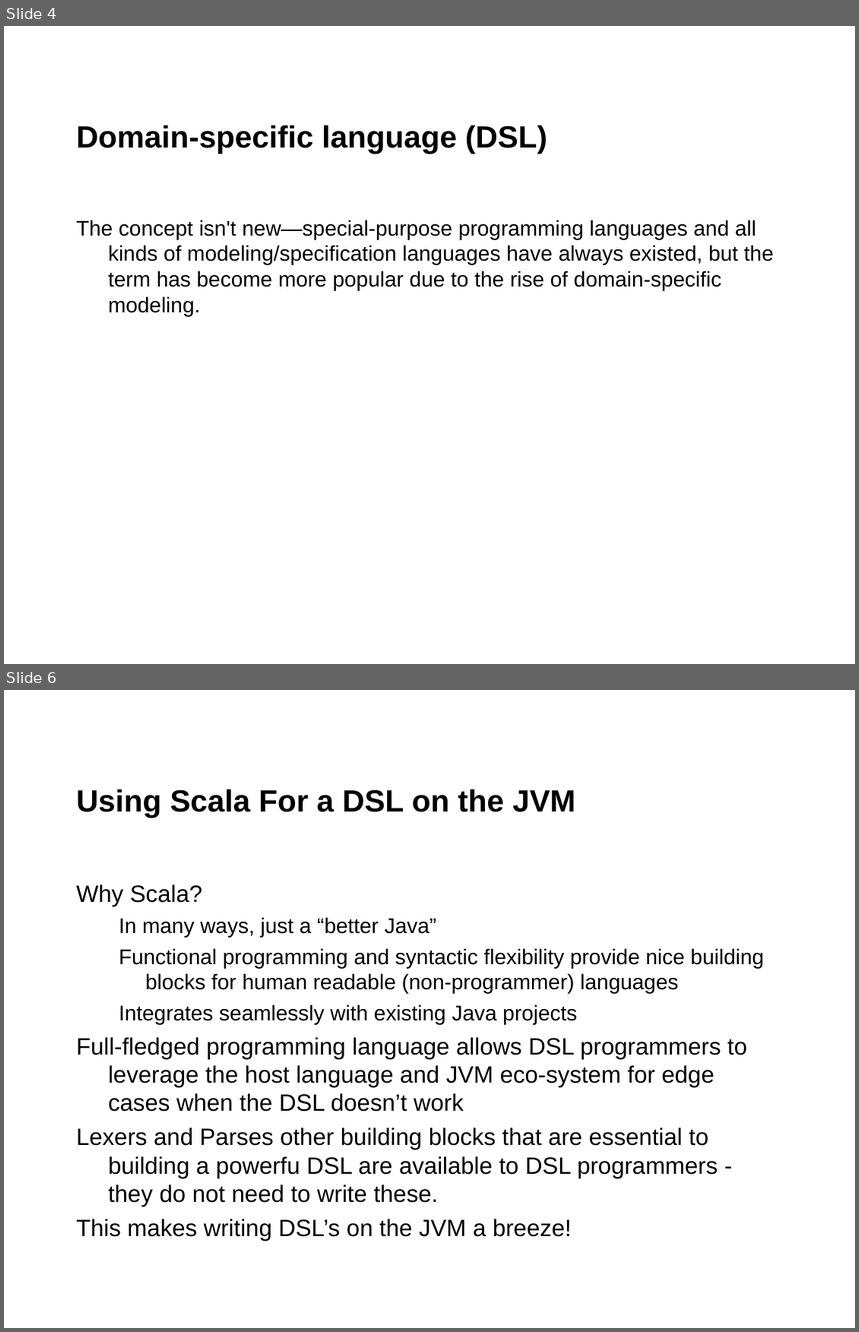
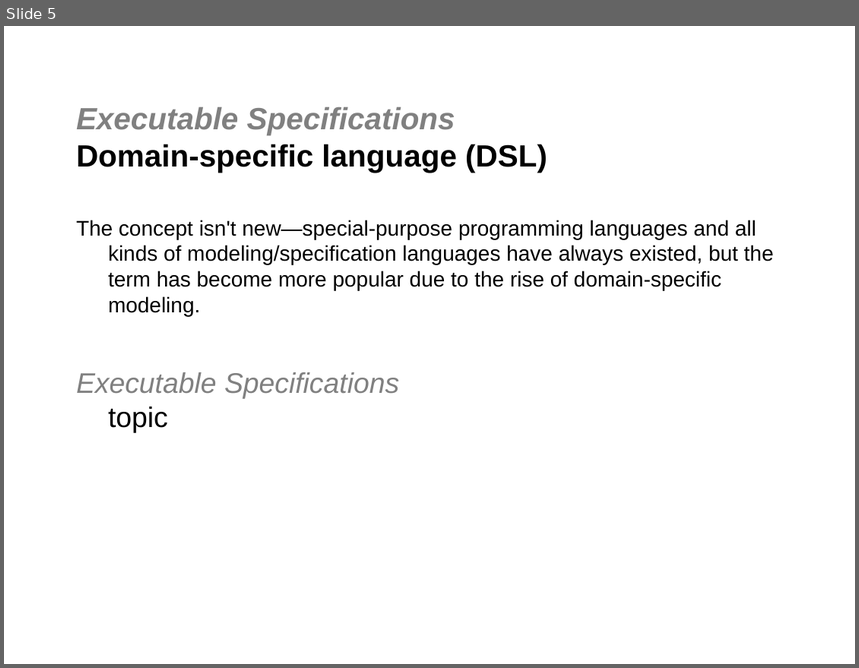
Before and after one commit to jgoodsen/agile2010, a slide deck: dsl.ppt. Shown one above the other, each under a label of ours: slides 4 and 6 before the commit, slide 5 after it; the slides between them are not shown. The pictures are 859x1332 and 859x668 pixels, drawn with LibreOffice and Linux fonts; fonts in the diff are those of the drawing; background and template pictures are left out. Boxes give left, top, right and bottom in pixels: in the first picture for what was removed or moved away, otherwise in the second. Text is boxed around its words. In the diff, an @@ line names an element or a change of style, - is before the commit and + after.

Commit message:
copied dsl to intro - just about to rename with numbers

```diff
--- a/dsl.ppt
+++ b/dsl.ppt
@@ slide 6 removed at bbox=[4, 690, 855, 1328], background #FFFFFF @@
@@ title removed at bbox=[76, 789, 576, 818] @@
-Using Scala For a DSL on the JVM
@@ text removed at bbox=[76, 885, 765, 1241] @@
-Why Scala?
-  In many ways, just a “better Java”
-  Functional programming and syntactic flexibility provide nice building blocks for human readable (non-programmer) languages
-  Integrates seamlessly with existing Java projects
-Full-fledged programming language allows DSL programmers to leverage the host language and JVM eco-system for edge cases when the DSL doesn’t work
-Lexers and Parses other building blocks that are essential to building a powerfu DSL are available to DSL programmers - they do not need to write these.
-This makes writing DSL’s on the JVM a breeze!
@@ what was slide 4 is now slide 5 @@
@@ slide 5 changed as well @@
@@ title at bbox=[76, 107, 547, 172]: text changed @@
-Domain-specific language (DSL)
+Executable Specifications
+Domain-specific language (DSL)
@@ text at bbox=[76, 373, 399, 433]: paragraph added @@
+Executable Specifications
+topic
```
Also in this commit, not shown: 3 other slides changed, 6 slides added, 17 other slides removed, 7 other files.
